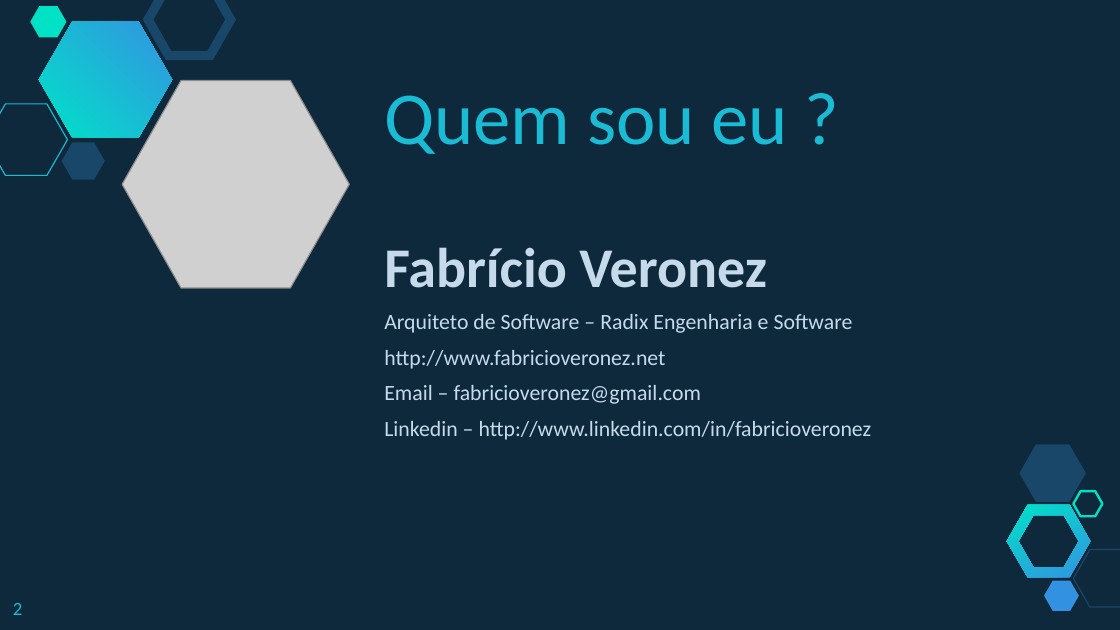
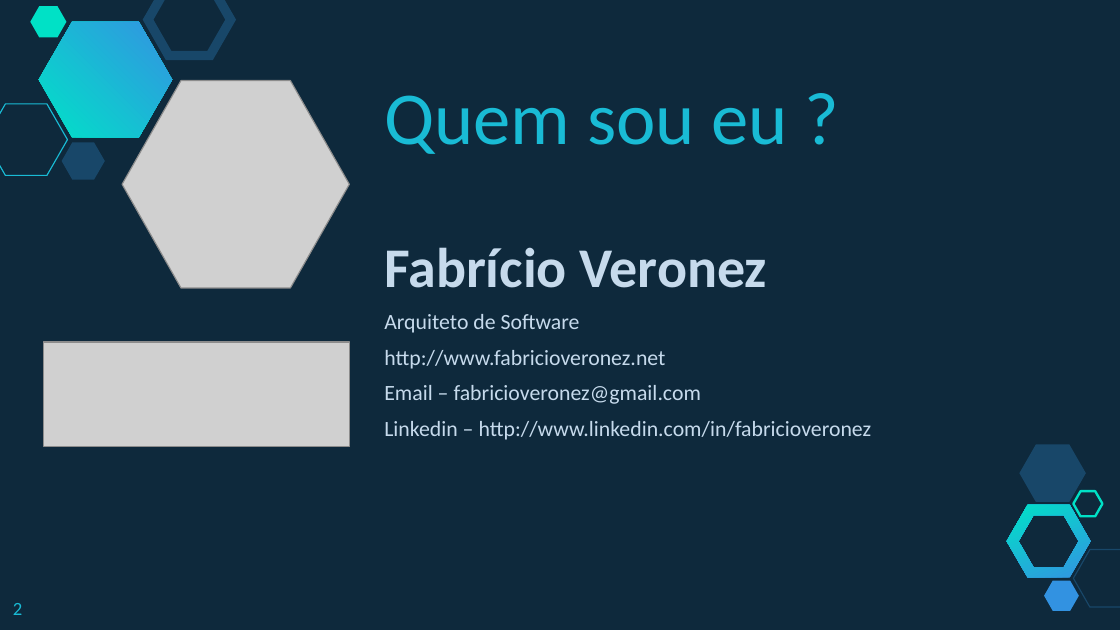
Before and after one commit to fabricioveronez/SignalR_Exemplos, a slide deck: slide 2 of docs/Apresentacao.pptx. Drawn at 1120x630 pixels with LibreOffice and Linux fonts; fonts in the diff are those of the drawing; grey boxes stand for pictures. Boxes give left, top, right and bottom in pixels: in the first picture for what was removed or moved away, otherwise in the second. Text is boxed around its words. In the diff, an @@ line names an element or a change of style, - is before the commit and + after.

```diff
--- a/docs/Apresentacao.pptx
+++ b/docs/Apresentacao.pptx
@@ text at [384, 314, 580, 333]: text changed @@
-Arquiteto de Software – Radix Engenharia e Software
+Arquiteto de Software
@@ picture added at [44, 342, 349, 446] @@
```
Also in this commit, not shown: 8 other slides changed, 6 slides added, 21 slides removed.
